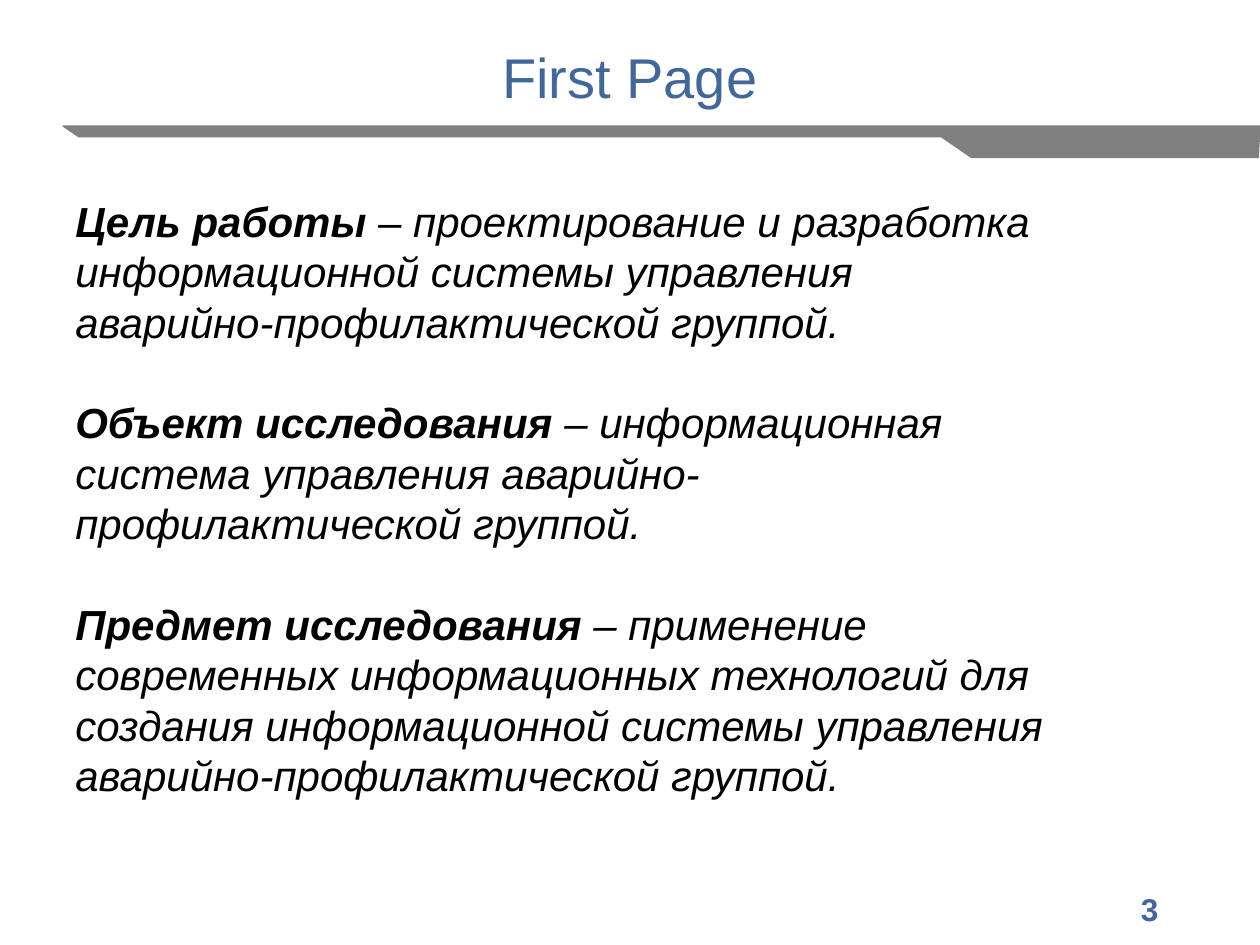
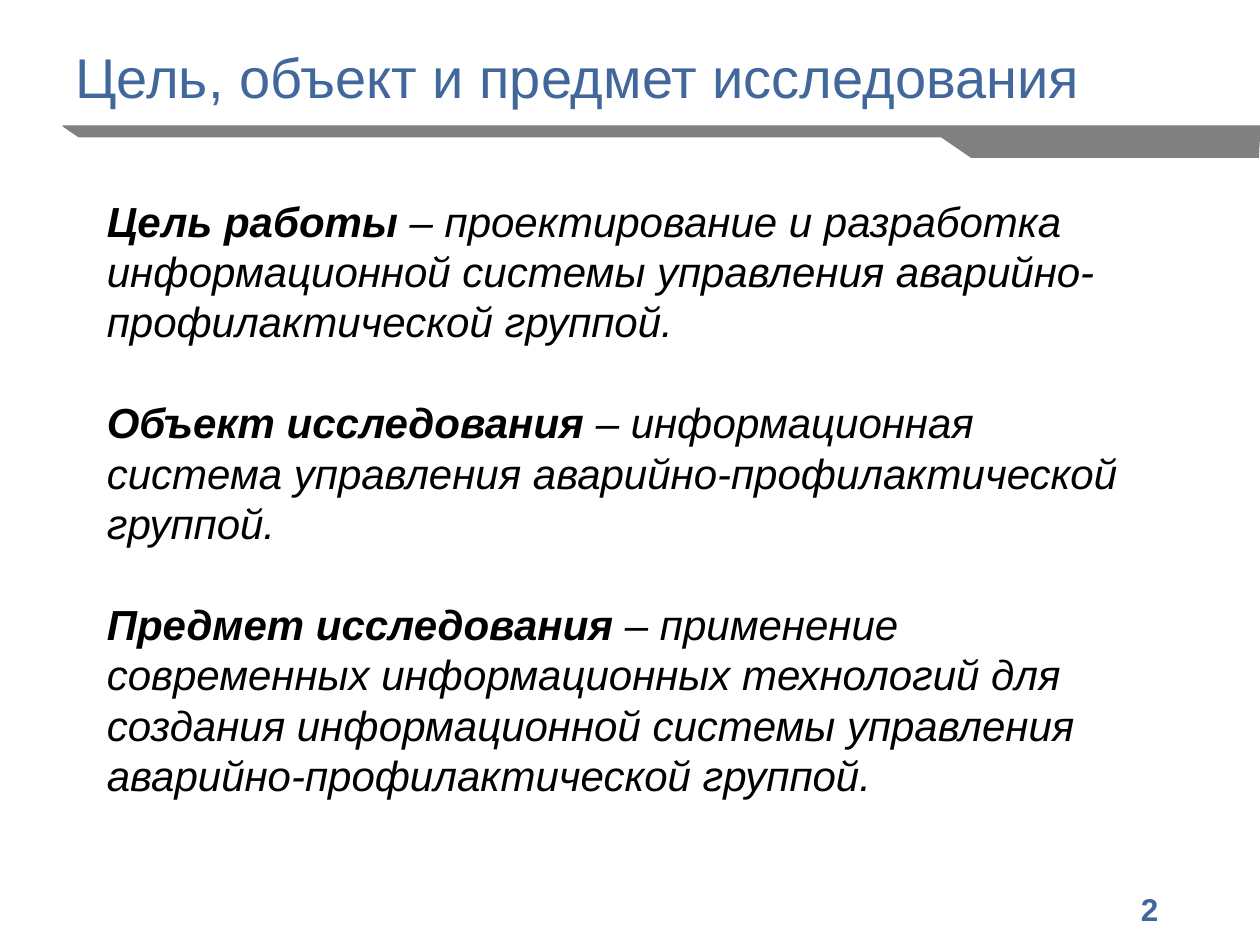
Before and after one commit to Dzmitry2020/workbook, a slide deck: slide 2 of docs/myPresentation.pptx (slide 3 before the commit). Drawn at 1260x945 pixels with LibreOffice and Linux fonts; fonts in the diff are those of the drawing; background and template pictures are left out. Boxes give left, top, right and bottom in pixels: in the first picture for what was removed or moved away, otherwise in the second. Text is boxed around its words. In the diff, an @@ line names an element or a change of style, - is before the commit and + after.

```diff
--- a/docs/myPresentation.pptx
+++ b/docs/myPresentation.pptx
@@ text at <box>75,57,1079,109</box>: text changed @@
-First Page
+Цель, объект и предмет исследования
@@ text "Цель работы – проектирование и ..." rewrapped from <box>75,206,1043,800</box> to <box>107,206,1117,800</box> @@
@@ page number at <box>1141,899,1159,921</box>: text changed @@
-3
+2
```
Also in this commit, not shown: 1 other slide changed, 7 slides added, 1 slide removed, 5 other files.
